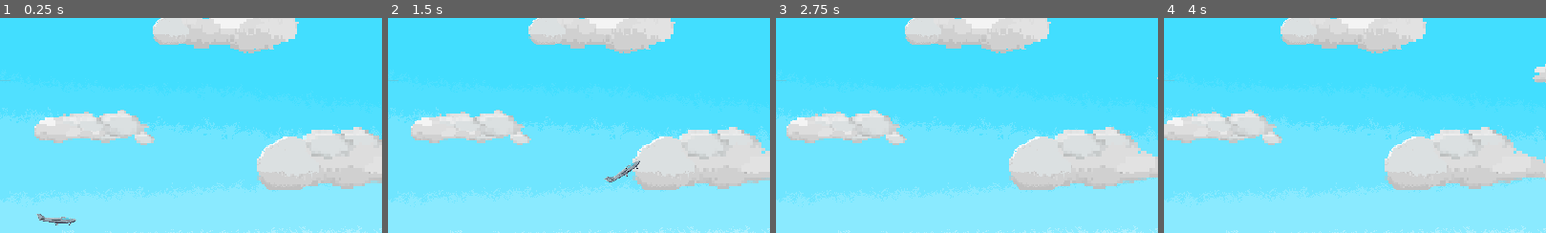
Above: before the commit, frames 1-4 (left to right).
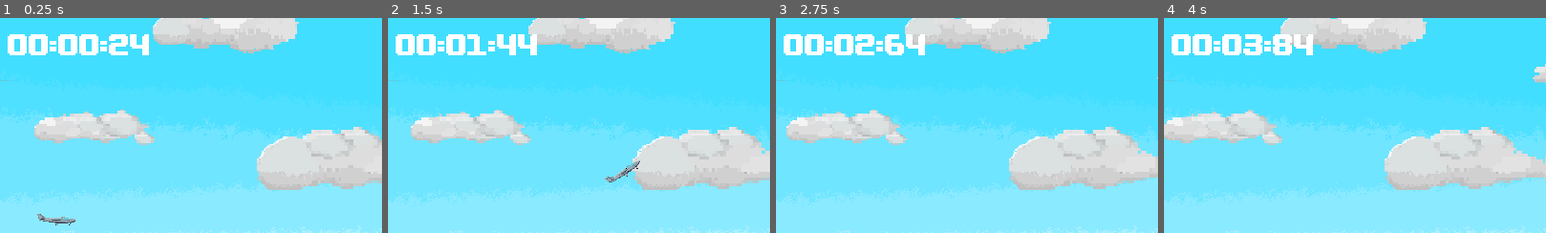
Above: after the commit, the same moments.

Repository: le-cds/untitledgamejam18
Game: Godot game, scene res://scenes/World2D.tscn
Two runs of this game, one before a commit and one after it. Both use one fixed random seed, a clock stepped at 60 frames per second and the inputs below.
Inputs (mouse positions are % of the whole screen's width and height, from its top left):
- Up to frame 1 (0.25 s): no input
- Up to frame 2 (1.5 s): tap Enter (ui_accept) at 0.5, 0.77 s; move the mouse to (72, 45) at 0.52 s; hold Down (game_gravity_up) 0.53-1.28 s; click (72, 45) at 0.67 s; move the mouse to (30, 55) at 1.27 s; hold Up (game_gravity_down) from 1.28 s (still down)
- Up to frame 3 (2.75 s): tap Enter (ui_accept) at 1.52 s; move the mouse to (60, 28) at 2.02 s; release Up (game_gravity_down) at 2.03 s; hold Down (game_gravity_up) from 2.03 s (still down)
- Up to frame 4 (4 s): move the mouse to (45, 70) at 2.77 s; click (45, 70) at 2.92 s; tap Enter (ui_accept) at 3.02, 3.77 s; move the mouse to (80, 65) at 3.52 s; release Down (game_gravity_up) at 3.53 s; hold Up (game_gravity_down) from 3.53 s (still down)
The pictures show only the part of the screen within x 1-51%, y 0-50%; the shares and areas given below are measured in that part.

The runs differ from the first frame. In frame 1, 2.3% of the frame differs, in the area x 2-39%, y 7-18%; in frame 2, 2.1%; in frame 3, 2.3%; in frame 4, 2.3%.

Commit message:
Add timer to HUD.

Diff:
--- /dev/null
+++ b/glider/scenes/HUD.gd
@@ -0,0 +1,18 @@
+extends Node
+
+
+const TIME_FORMAT := "%02d:%02d:%02d"
+
+onready var _time_label: Label = $TimeLabel
+
+# Number of milliseconds elapsed since starting the timer.
+var _time_milli := 0
+
+
+func _physics_process(delta: float) -> void:
+    _time_milli += int(delta * 1000)
+
+    var minutes := int(_time_milli / 60000)
+    var seconds := int(_time_milli / 1000)
+    var millis := int((_time_milli % 1000) / 10)
+    _time_label.text = TIME_FORMAT % [minutes, seconds, millis]
--- /dev/null
+++ b/glider/scenes/HUD.tscn
@@ -0,0 +1,18 @@
+[gd_scene load_steps=3 format=2]
+
+[ext_resource path="res://themes/HUDTheme.tres" type="Theme" id=1]
+[ext_resource path="res://scenes/HUD.gd" type="Script" id=2]
+
+[node name="HUD" type="Node"]
+script = ExtResource( 2 )
+
+[node name="TimeLabel" type="Label" parent="."]
+margin_left = 17.0
+margin_top = 14.0
+margin_right = 196.0
+margin_bottom = 52.0
+theme = ExtResource( 1 )
+text = "00:00:00"
+__meta__ = {
+"_edit_use_anchors_": false
+}
--- a/glider/scenes/Levels/Level01.tscn
+++ b/glider/scenes/Levels/Level01.tscn
@@ -1,8 +1,9 @@
-[gd_scene load_steps=6 format=2]
+[gd_scene load_steps=7 format=2]
 
 [ext_resource path="res://scenes/World/level.png" type="Texture" id=1]
 [ext_resource path="res://scenes/World/house-sheet.png" type="Texture" id=2]
 [ext_resource path="res://scenes/World/RandomHouses.gd" type="Script" id=3]
+[ext_resource path="res://scenes/HUD.tscn" type="PackedScene" id=4]
 
 [sub_resource type="PhysicsMaterial" id=1]
 
@@ -1042,3 +1043,5 @@
 scale = Vector2( 0.7532, 0.7532 )
 texture = ExtResource( 2 )
 hframes = 6
+
+[node name="HUD" parent="." instance=ExtResource( 4 )]
--- /dev/null
+++ b/glider/themes/HUDFont.tres
@@ -0,0 +1,7 @@
+[gd_resource type="DynamicFont" load_steps=2 format=2]
+
+[ext_resource path="res://themes/HUDFontData.tres" type="DynamicFontData" id=1]
+
+[resource]
+size = 42
+font_data = ExtResource( 1 )
--- /dev/null
+++ b/glider/themes/HUDFontData.tres
@@ -0,0 +1,5 @@
+[gd_resource type="DynamicFontData" format=2]
+
+[resource]
+antialiased = false
+font_path = "res://themes/FutilePro.ttf"
--- /dev/null
+++ b/glider/themes/HUDTheme.tres
@@ -0,0 +1,6 @@
+[gd_resource type="Theme" load_steps=2 format=2]
+
+[ext_resource path="res://themes/HUDFont.tres" type="DynamicFont" id=1]
+
+[resource]
+default_font = ExtResource( 1 )
Binary file added: glider/themes/FutilePro.ttf
